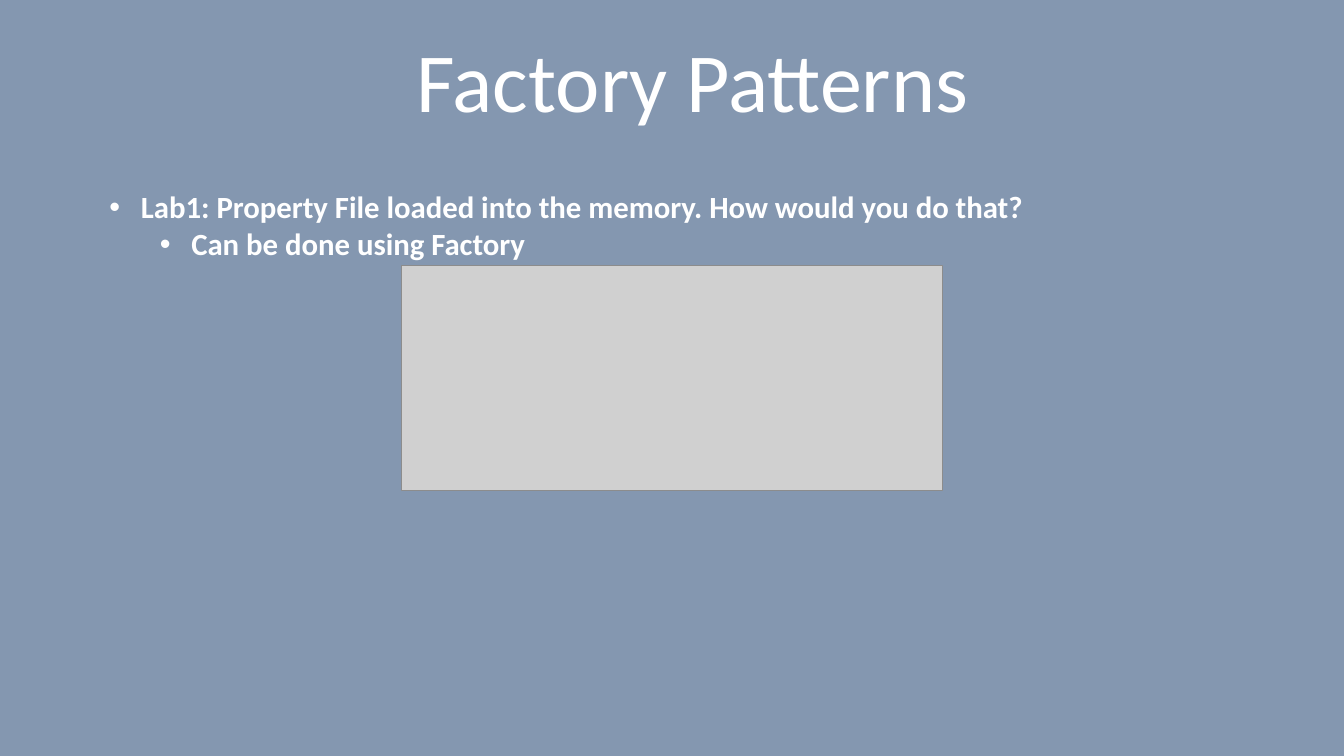
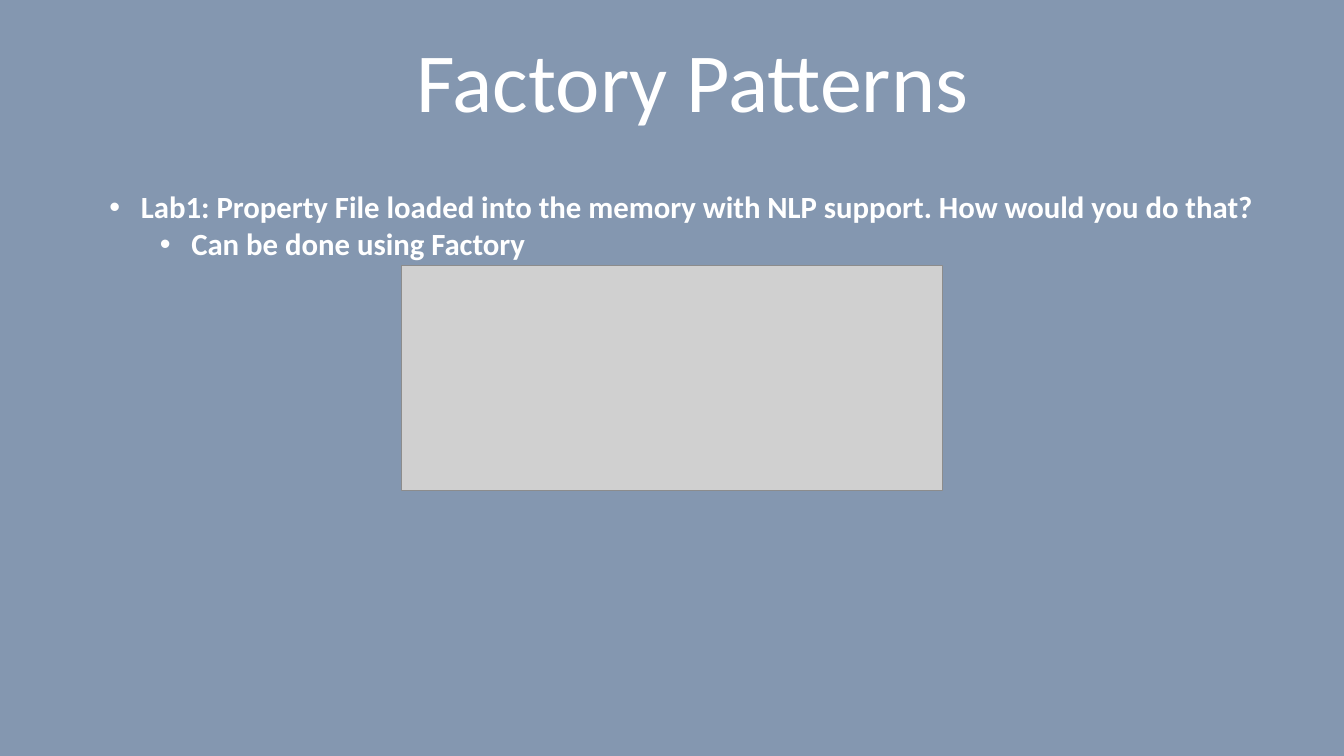
Before and after one commit to vilasvarghese/freshers, a slide deck: slide 11 of 6DesignPatterns.pptx (slide 12 before the commit). Drawn at 1344x756 pixels with LibreOffice and Linux fonts; fonts in the diff are those of the drawing; grey boxes stand for pictures. Boxes give left, top, right and bottom in pixels: in the first picture for what was removed or moved away, otherwise in the second. Text is boxed around its words. In the diff, an @@ line names an element or a change of style, - is before the commit and + after.

```diff
--- a/6DesignPatterns.pptx
+++ b/6DesignPatterns.pptx
@@ text at (x1=141, y1=196, x2=1252, y2=223): text changed @@
-• Lab1: Property File loaded into the memory. How would you do that?
+• Lab1: Property File loaded into the memory with NLP support. How would you do that?
```
Also in this commit, not shown: 8 other slides changed, 3 slides added, 2 slides removed, 1 other file.
